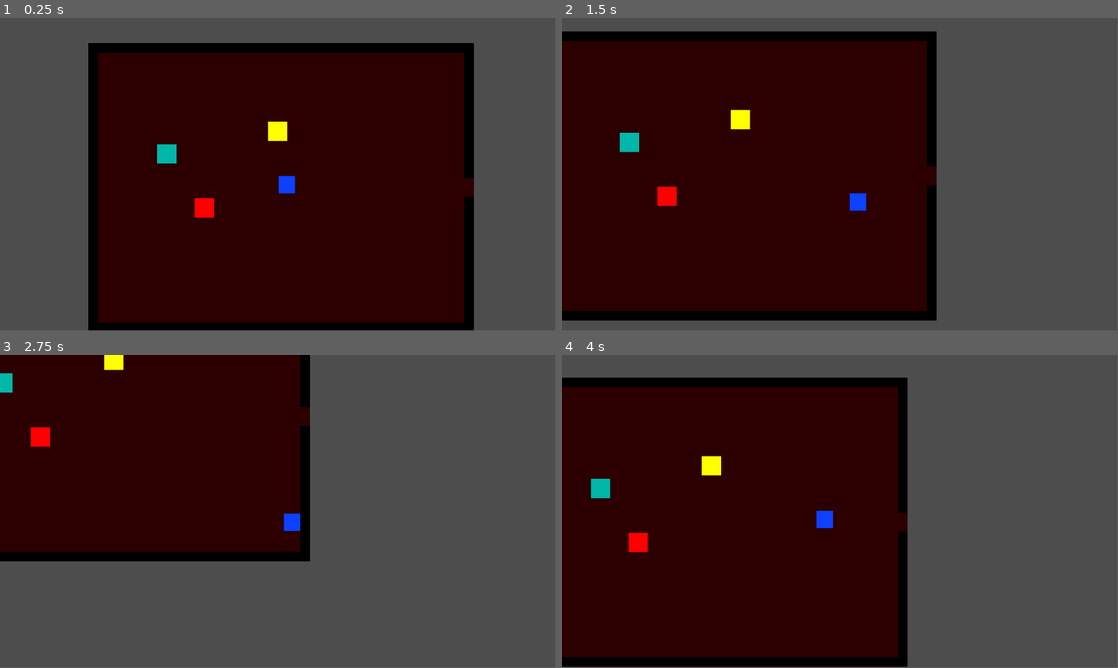
Above: before the commit, frames 1-4 (two rows, left to right).
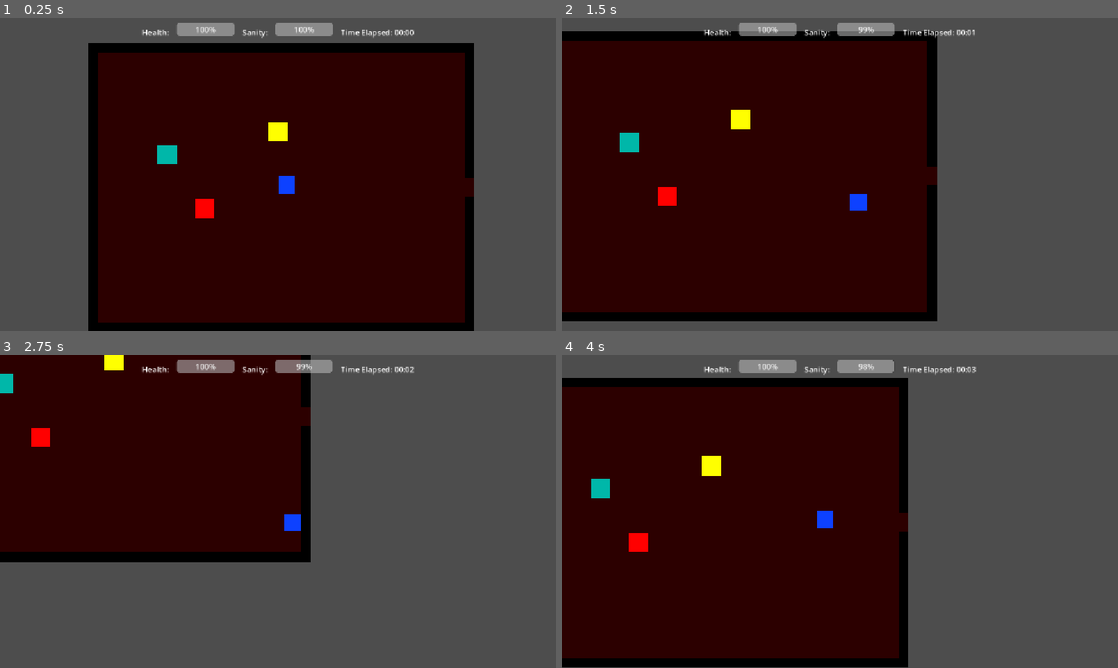
Above: after the commit, the same moments.

Repository: Alex4008/godot-test-project
Game: Godot game, scene res://room.tscn
The game is run twice, just before and just after one commit, with the same random seed, the same clock (stepped at 60 frames per second) and the same inputs.
Inputs (mouse positions are in pixels of both pictures, inside the frame that each line leads up to):
- Up to frame 1 (0.25 s): no input
- Up to frame 2 (1.5 s): tap Enter at 0.5 s; move the mouse to (962, 158) at 0.52 s; hold Right (move_right) 0.53-1.28 s; click (962, 158) at 0.67 s; move the mouse to (728, 190) at 1.27 s; hold Down (move_down) from 1.28 s (still down)
- Up to frame 3 (2.75 s): move the mouse to (333, 442) at 2.02 s; release Down (move_down) at 2.03 s; hold Right (move_right) from 2.03 s (still down)
- Up to frame 4 (4 s): move the mouse to (812, 574) at 2.77 s; release Right (move_right) at 2.78 s; hold Up (move_up) 2.78-3.53 s; click (812, 574) at 2.92 s; move the mouse to (1006, 558) at 3.52 s; hold Left (move_left) from 3.53 s (still down)
In our replay, the window is 799x449 before the commit and 800x450 after it. These sizes can differ from the game's own. Grey fills any space a smaller window leaves; there, only what the larger window draws over its background counts as a difference.

The runs differ from the first frame. In frame 1, 1.5% of the frame differs, in the area x 15-86%, y 1-100%; in frame 2, 1.8%; in frame 3, 1.6%; in frame 4, 2.1%, in the area x 0-75%, y 1-100%.

Commit message:
Added UI

Diff:
--- a/project.godot
+++ b/project.godot
@@ -14,6 +14,11 @@
 run/main_scene="uid://c7nnrbeqhgieh"
 config/features=PackedStringArray("4.5", "GL Compatibility")
 config/icon="res://icon.svg"
+
+[display]
+
+window/stretch/mode="canvas_items"
+window/stretch/aspect="expand"
 
 [input]
 
--- a/room.tscn
+++ b/room.tscn
@@ -1,5 +1,6 @@
-[gd_scene load_steps=8 format=3 uid="uid://c7nnrbeqhgieh"]
+[gd_scene load_steps=9 format=3 uid="uid://c7nnrbeqhgieh"]
 
+[ext_resource type="PackedScene" uid="uid://btege1qjtd5bi" path="res://ui.tscn" id="1_4o3f6"]
 [ext_resource type="PackedScene" uid="uid://coplxaemyo182" path="res://player.tscn" id="1_88gup"]
 [ext_resource type="PackedScene" uid="uid://d13ncj72vw56u" path="res://npc.tscn" id="4_v5vuv"]
 
@@ -19,6 +20,8 @@
 size = Vector2(800, 20)
 
 [node name="Room" type="Node2D"]
+
+[node name="UI" parent="." instance=ExtResource("1_4o3f6")]
 
 [node name="Floor" type="ColorRect" parent="."]
 offset_right = 800.0
--- /dev/null
+++ b/ui.gd
@@ -0,0 +1,37 @@
+extends CanvasLayer
+
+@onready var health_bar := $MarginContainer/HBoxContainer/HealthBar
+@onready var sanity_bar := $MarginContainer/HBoxContainer/SanityBar
+@onready var timer_label := $MarginContainer/HBoxContainer/TimerLabel
+
+var health: float = 100
+var sanity: float = 100
+var time_passed: float = 0.0
+
+# Called when the node enters the scene tree for the first time.
+func _ready() -> void:
+	timer_label.text = "Time Elapsed: "
+	set_health(health)
+	set_sanity(sanity)
+
+# Called every frame. 'delta' is the elapsed time since the previous frame.
+func _process(delta):
+	time_passed += delta
+	set_health(health)
+	set_sanity(sanity)
+	timer_label.text = "Time Elapsed: " + format_time(time_passed)
+
+func set_health(value: float):
+	health_bar.value = value
+
+func set_sanity(value: float):
+	sanity_bar.value = value
+
+func format_time(t):
+	var seconds = int(t) % 60
+	var minutes = int(t) / 60
+	return "%02d:%02d" % [minutes, seconds]
+
+
+func _on_timer_timeout() -> void:
+	sanity -= 0.5
--- /dev/null
+++ b/ui.tscn
@@ -0,0 +1,44 @@
+[gd_scene load_steps=2 format=3 uid="uid://btege1qjtd5bi"]
+
+[ext_resource type="Script" uid="uid://dqlkewn12kb4e" path="res://ui.gd" id="1_fyqef"]
+
+[node name="UI" type="CanvasLayer"]
+script = ExtResource("1_fyqef")
+
+[node name="MarginContainer" type="MarginContainer" parent="."]
+anchors_preset = -1
+anchor_right = 1.0
+offset_top = 10.0
+offset_bottom = 50.0
+grow_horizontal = 2
+grow_vertical = 2
+
+[node name="HBoxContainer" type="HBoxContainer" parent="MarginContainer"]
+layout_mode = 2
+theme_override_constants/separation = 16
+alignment = 1
+
+[node name="HealthLabel" type="Label" parent="MarginContainer/HBoxContainer"]
+layout_mode = 2
+text = "Health:"
+
+[node name="HealthBar" type="ProgressBar" parent="MarginContainer/HBoxContainer"]
+custom_minimum_size = Vector2(120, 0)
+layout_mode = 2
+
+[node name="SanityLabel" type="Label" parent="MarginContainer/HBoxContainer"]
+layout_mode = 2
+text = "Sanity:"
+
+[node name="SanityBar" type="ProgressBar" parent="MarginContainer/HBoxContainer"]
+custom_minimum_size = Vector2(120, 0)
+layout_mode = 2
+
+[node name="TimerLabel" type="Label" parent="MarginContainer/HBoxContainer"]
+layout_mode = 2
+text = "Time: 0"
+
+[node name="Timer" type="Timer" parent="."]
+autostart = true
+
+[connection signal="timeout" from="Timer" to="." method="_on_timer_timeout"]
Not shown, added: ui.gd.uid
